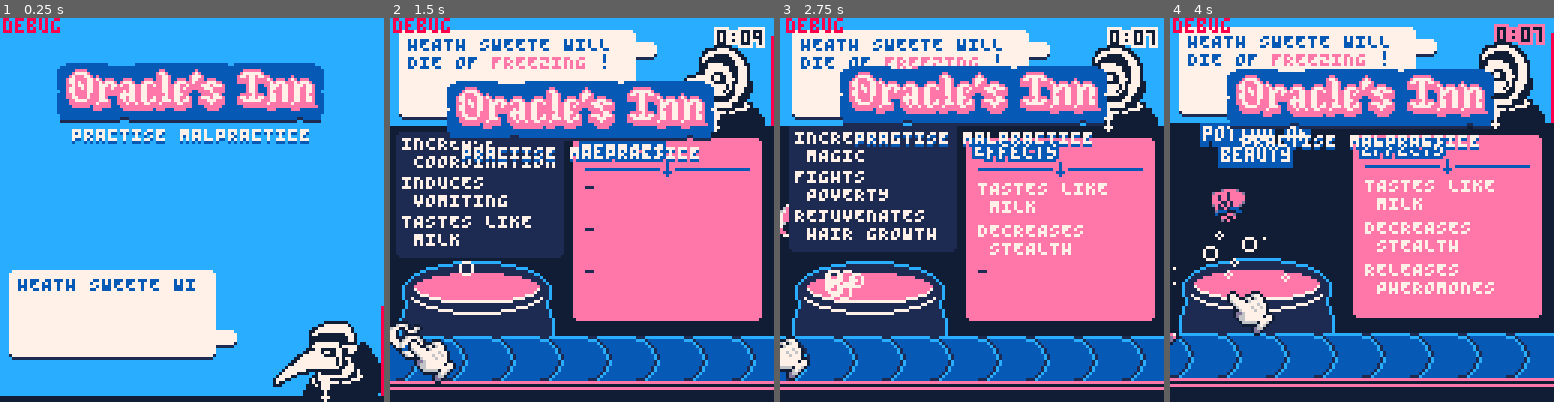
Above: before the commit, frames 1-4 (left to right).
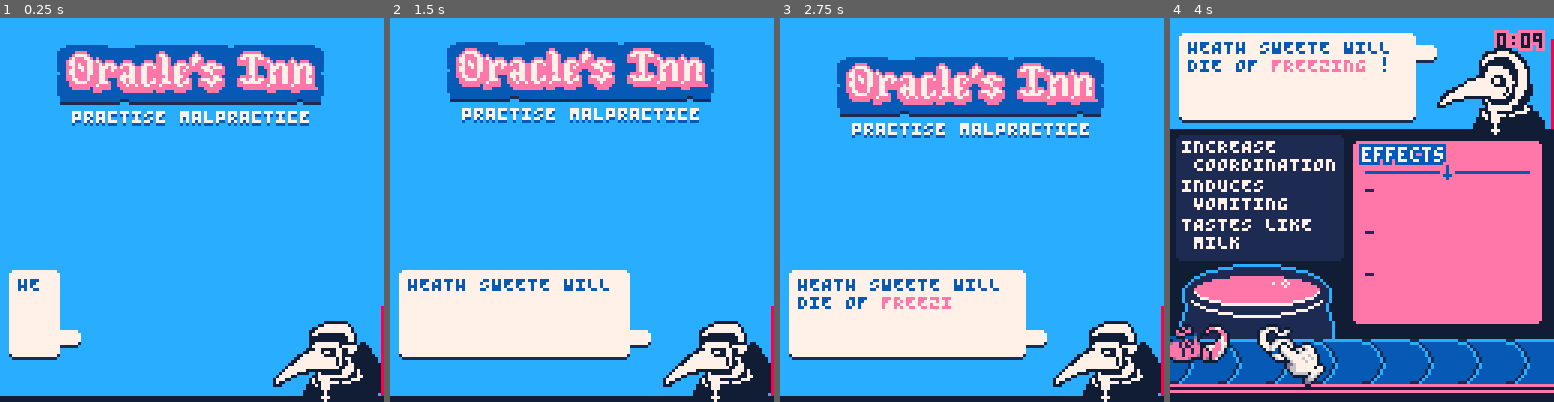
Above: after the commit, the same moments.

Repository: Yolwoocle/minijam_112
Game: PICO-8 cartridge minijam112.p8
Same seed, same stepped clock (60 frames per second), same inputs: the game is played once before the commit and once after it.
Inputs:
- Up to frame 1 (0.25 s): no input
- Up to frame 2 (1.5 s): tap X (X key) at 0.33, 1.07 s; tap O (Z key) at 0.7 s
- Up to frame 3 (2.75 s): hold Right 1.6-2.1 s; tap O (Z key) at 1.7, 2.1, 2.5 s; tap X (X key) at 1.85 s; hold Up 2.15-2.42 s; hold Right from 2.47 s (still down)
- Up to frame 4 (4 s): tap O (Z key) at 2.9, 3.3, 3.7 s; tap X (X key) at 2.97 s; release Right at 3.03 s; hold Left 3.08-3.58 s; hold Down 3.63-3.97 s

The runs differ from the first frame. In frame 1, 23% of the frame differs, in the area x 0-85%, y 0-90%; in frame 2, 88%, in the area x 0-100%, y 0-100%; in frame 3, 86%; in frame 4, 46%.

Commit message:
can't remember what I did tbh

Diff:
--- a/minijam112.p8
+++ b/minijam112.p8
@@ -7,7 +7,7 @@
 -- main
 
 debug=""
-debugmode=true
+debugmode=false
 
 sound_on=true
 
@@ -44,6 +44,11 @@
 		cur_mark=0,
 
 		signature=false,
+	}
+
+	logo={
+		default_x=18,
+		dobj=create_dobj(18,-80),
 	}
 
 	c={
@@ -243,10 +248,7 @@
 	end
 
 	-- draw logo
-	if (main_menu) then
-		local camy = dy(cam.dobj)
-		sspr(0,100,91,28, 18,camy+18 + sin(t/120)*3*0.99)
-	end
+	draw_logo()
 
 	if(debugmode)print("debug",1,dy(cam.dobj),8)
 end
@@ -272,7 +274,6 @@
 		for i=1,#fit do
 			if(sub(fit,i,i)=="\n")h+=1
 		end
-		list_h+=h
 	end
 
 	dead_list_obj.dobj._y=-110
@@ -445,6 +446,8 @@
 		clock=0
 		conveyor_active=false
 
+		logo.dobj.wx=130
+
 		--anim_to_point(c,,130,0.97)
 
 		dialogue_queue=pack("LOOKS LIKE IT'S TIME TO CLOSE UP SHOP ","","")
@@ -542,6 +545,10 @@
 	pset(_x+19,_y+28+oy,4)
 	pset(_x+20,_y+27+oy,4)
 	pset(_x+18,_y+27+oy,4)
+end
+
+function draw_logo()
+	sspr(0,100,91,28,dx(logo.dobj),dy(logo.dobj)+sin((t*0.5)/120)*3*0.99)
 end
 
 function draw_ticks()
